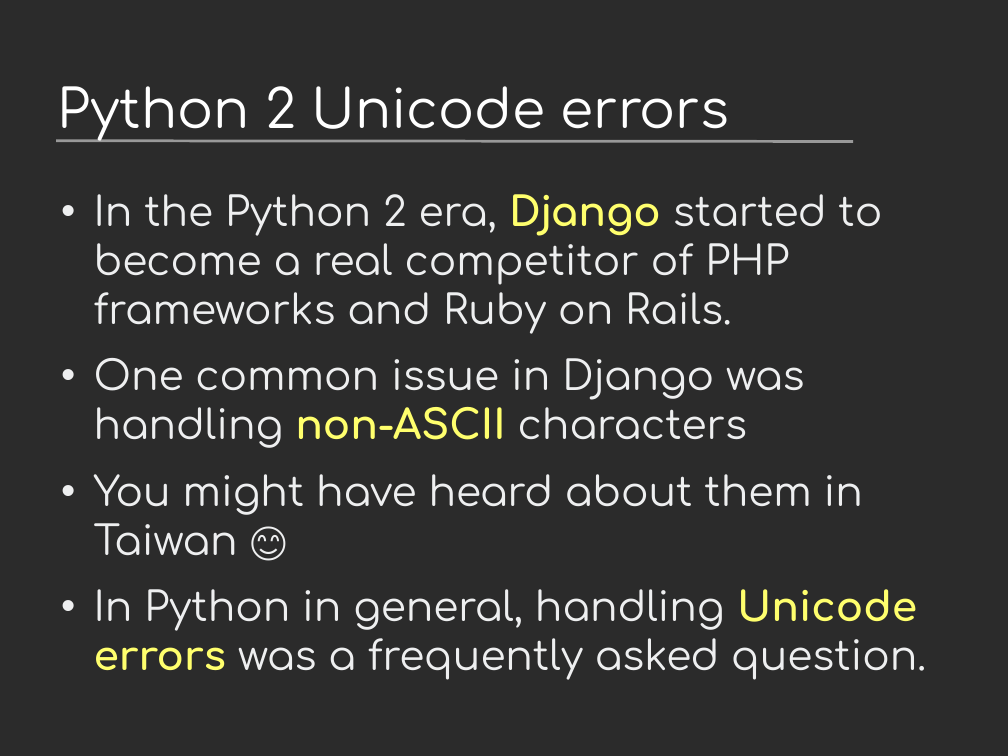
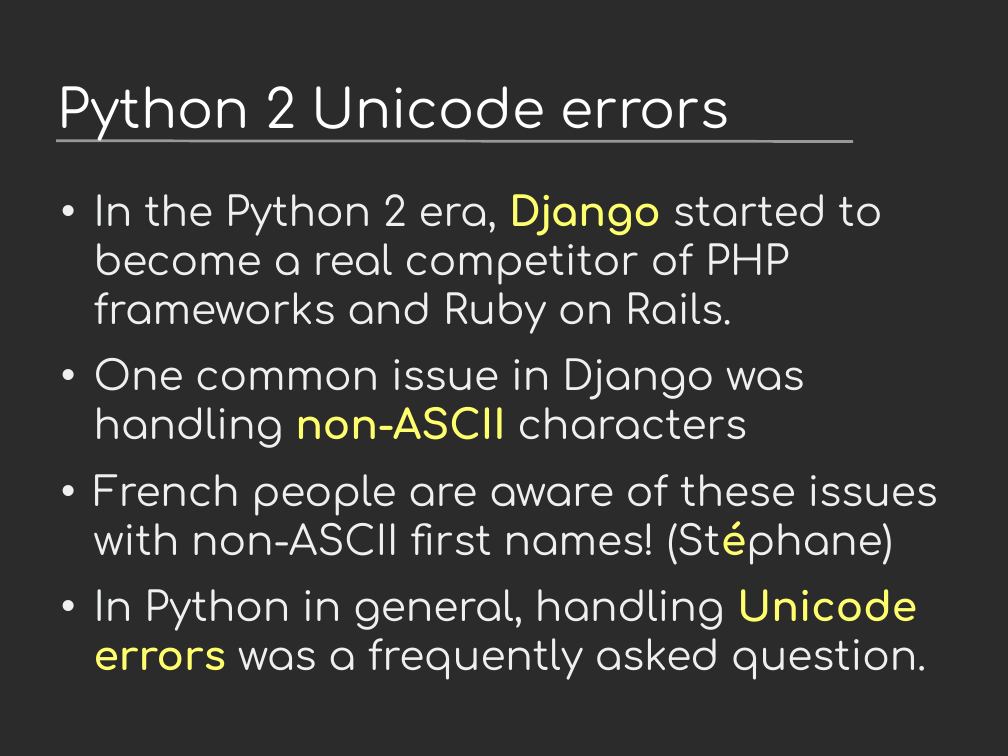
Before and after one commit to vstinner/talks, a slide deck: slide 5 of 2023-PyconUS/python-incompatible-changes.odp. Drawn at 1008x756 pixels with LibreOffice and Linux fonts; fonts in the diff are those of the drawing; background and template pictures are left out; a plain dark background stands for a picture behind light text. Boxes give left, top, right and bottom in pixels: in the first picture for what was removed or moved away, otherwise in the second. Text is boxed around its words. In the diff, an @@ line names an element or a change of style, - is before the commit and + after.

```diff
--- a/2023-PyconUS/python-incompatible-changes.odp
+++ b/2023-PyconUS/python-incompatible-changes.odp
@@ text at (94,474,938,564): text changed @@
-• You might have heard about them in Taiwan 😊
+• French people are aware of these issues with non-ASCII first names! (Stéphane)
```
Also in this commit, not shown: 2 other slides changed, 1 other file.
